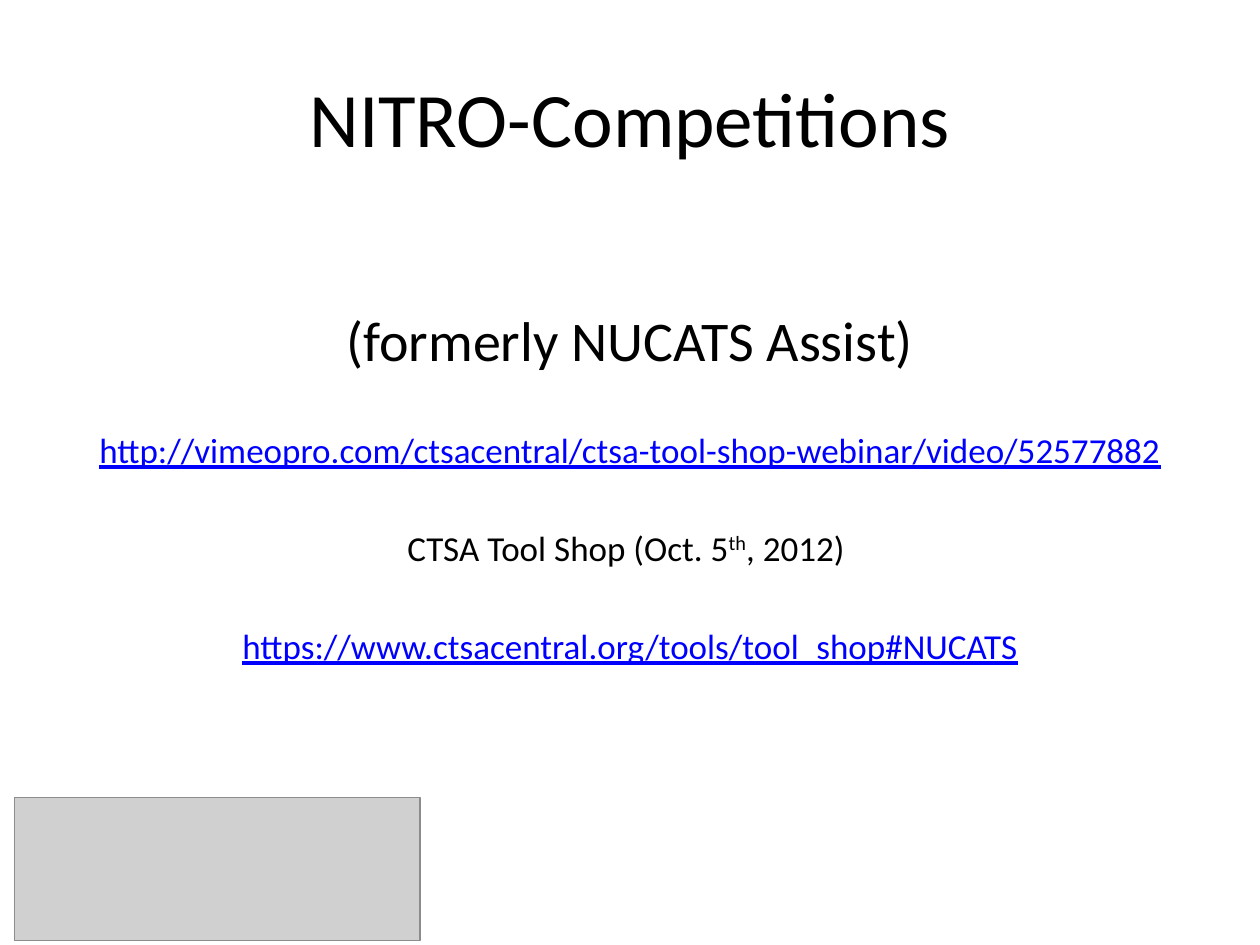
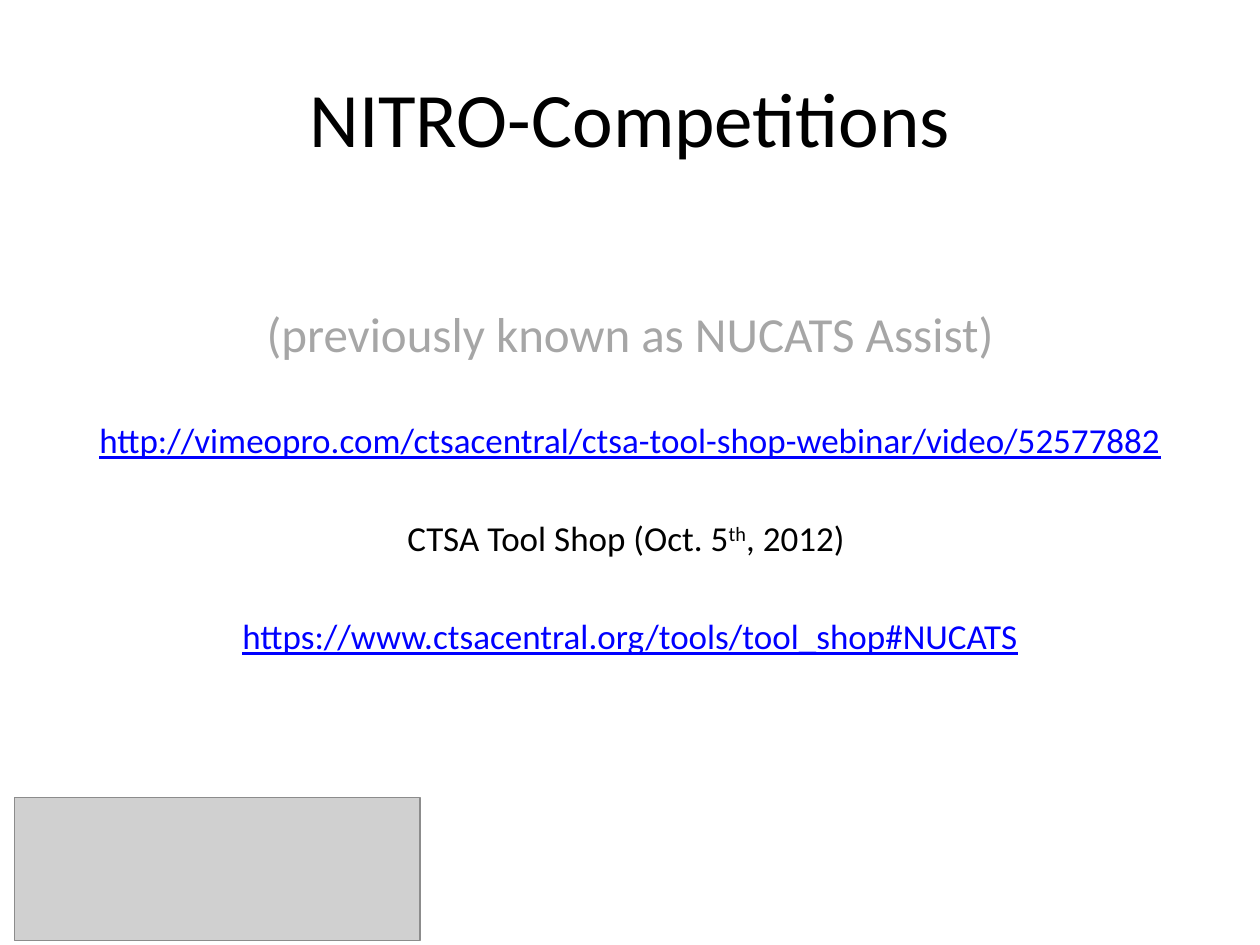
Before and after one commit to NUBIC/nitro-competitions, a slide deck: slide 3 of doc/presentations/20141107_NITRO-Competitions_CTS-AMIA.pptx (slide 17 before the commit). Drawn at 1260x945 pixels with LibreOffice and Linux fonts; fonts in the diff are those of the drawing; grey boxes stand for pictures; background and template pictures are left out. Boxes give left, top, right and bottom in pixels: in the first picture for what was removed or moved away, otherwise in the second. Text is boxed around its words. In the diff, an @@ line names an element or a change of style, - is before the commit and + after.

Commit message:
final presentation

```diff
--- a/doc/presentations/20141107_NITRO-Competitions_CTS-AMIA.pptx
+++ b/doc/presentations/20141107_NITRO-Competitions_CTS-AMIA.pptx
@@ text at bbox=[267, 316, 994, 360]: text changed; size 32 to 28 pt; text colour #000000 to #A6A6A6 @@
-(formerly NUCATS Assist)
+(previously known as NUCATS Assist)
```
Also in this commit, not shown: 1 other slide changed, 1 slide added.
